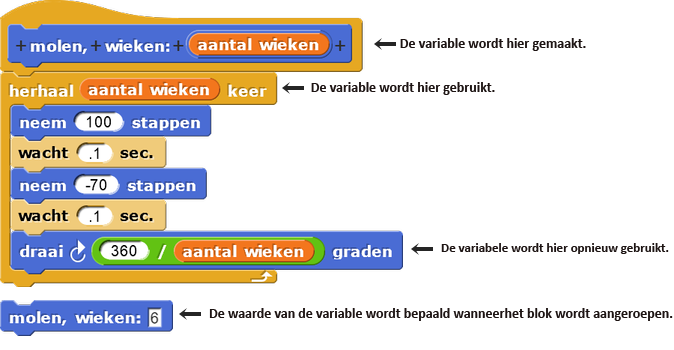
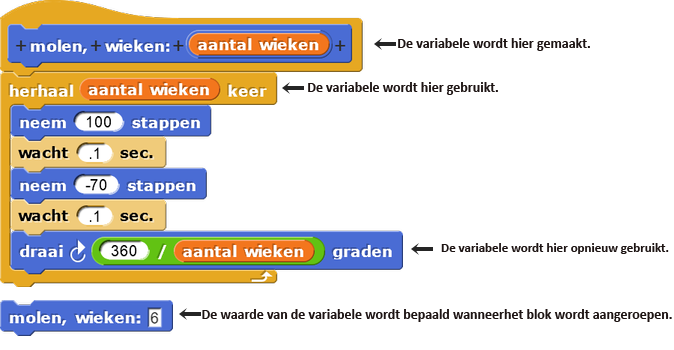
The second 674×350 image is a revision of the first. Changes to its layers:
renamed "De variable wordt hier gebruikt." to "De variabele wordt hier gebruikt.", painted on it over <box>308,82,498,95</box>
renamed "De variable wordt hier gemaakt." to "De variabele wordt hier gemaakt.", painted on it over <box>398,38,590,51</box>
renamed "De waarde van de variable wordt bepaald wanneerhet blok wordt a" to "De waarde van de variabele wordt bepaald wanneerhet blok wordt", painted on it over <box>202,308,673,322</box>
